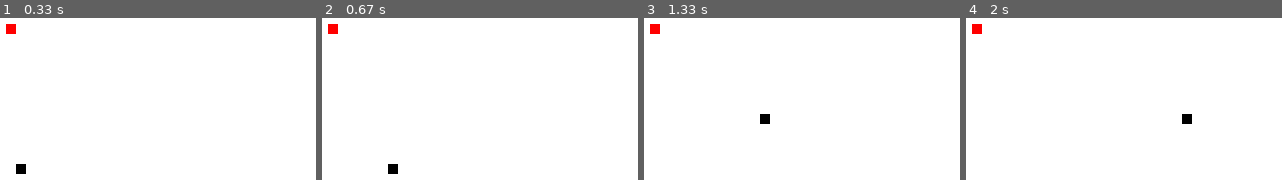
Above: before the commit, frames 1-4 (left to right).
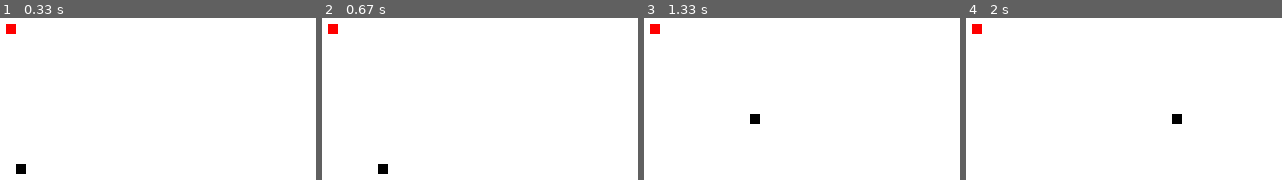
Above: after the commit, the same moments.

Repository: renanmascg/pygame_cobrinha
Game: pygame game, started from firstGame.py
Same seed, same stepped clock (60 frames per second), same inputs: the game is played once before the commit and once after it.
Inputs:
- Up to frame 1 (0.33 s): no input
- Up to frame 2 (0.67 s): hold Right from 0.33 s (still down)
- Up to frame 3 (1.33 s): release Right at 0.8 s; hold Up 0.83-1.13 s; hold Right from 1.17 s (still down)
- Up to frame 4 (2 s): release Right at 1.63 s

Frame 1 is identical in both runs. In frame 2, 0.4% of the frame differs, in the area x 17-25%, y 90-97%; in frame 3, 0.4%; in frame 4, 0.4%.

Commit message:
Corrige bug onde a cobra sai do outro lado e não passa por um espaço em branco.

Diff:
--- a/firstGame.py
+++ b/firstGame.py
@@ -37,6 +37,7 @@
 def maca(pos_x, pos_y):
     pygame.draw.rect(fundo, vermelho, [pos_x, pos_y, tamanho, tamanho])
 
+
 def jogo():
     sair = True
     fim_de_jogo = False
@@ -64,7 +65,6 @@
                     fim_de_jogo = False
                 if event.type == pygame.KEYDOWN:
                     if event.key == pygame.K_c:
-
                         sair = True
                         fim_de_jogo = False
                         pos_x = randrange(0, (largura - tamanho), 10)
@@ -78,7 +78,6 @@
 
                         cobra_XY = []
                         cobra_comp = 1
-
 
                     if event.key == pygame.K_s:
                         sair = False
@@ -112,27 +111,10 @@
         pos_x += velocidade_x
         pos_y += velocidade_y
 
-        cobra_inicio = []
-        cobra_inicio.append(pos_x)
-        cobra_inicio.append(pos_y)
-        cobra_XY.append(cobra_inicio)
-
-        if len(cobra_XY) > cobra_comp:
-            del cobra_XY[0]
-        if any(bloco == cobra_inicio for bloco in cobra_XY[:-1]):
-            # if cobra_inicio in cobra_XY[:-1]:
-            fim_de_jogo = True
-
-        cobra(cobra_XY)
         if pos_x == maca_x and pos_y == maca_y:
             maca_x = randrange(0, (largura - tamanho), 10)
             maca_y = randrange(0, (altura - tamanho), 10)
             cobra_comp += 1
-
-        maca(maca_x, maca_y)
-
-        pygame.display.update()
-        relogio.tick(15)
 
         if pos_x > largura:
             pos_x = 0
@@ -144,6 +126,23 @@
         if pos_y < 0:
             pos_y = altura - tamanho
 
+        cobra_inicio = []
+        cobra_inicio.append(pos_x)
+        cobra_inicio.append(pos_y)
+        cobra_XY.append(cobra_inicio)
+
+        if len(cobra_XY) > cobra_comp:
+            del cobra_XY[0]
+        if any(bloco == cobra_inicio for bloco in cobra_XY[:-1]):
+            fim_de_jogo = True
+
+        cobra(cobra_XY)
+
+        maca(maca_x, maca_y)
+
+        relogio.tick(15)
+        pygame.display.update()
+
     pygame.display.update()
 
 
